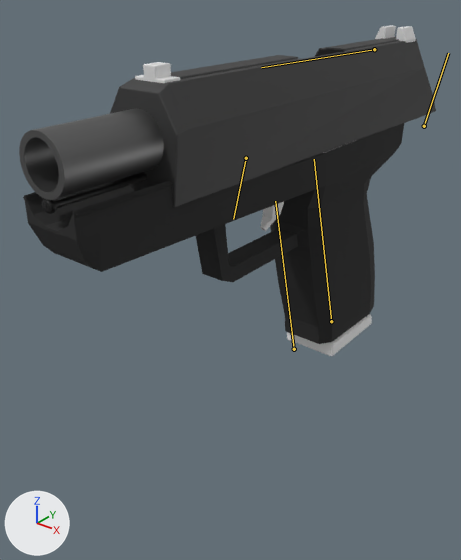
Two versions of the Blender file model/P2000.blend, one commit apart.
Rendered twice from a camera (50 mm lens) standing at (0.0754, -0.0905, -0.0043) and looking at (-0.0153, 0.0229, -0.0746). The axes (+X, +Y, +Z) are drawn at lower left. The lights are the same throughout. The bones that bend it are drawn over the model as lines.

The first picture shows 'Cube', 'Cube.002', 'body', 'mag', 'slide'.
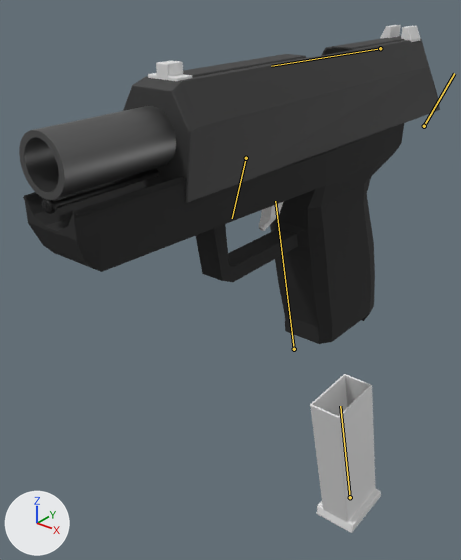
The newer file adds an action. The first version stands in its rest pose; the second is drawn at frame 35 of the action 'gun_rigAction'.

Scene script edits in JSON lines:
```json
{"block": "bone_bone_001", "where": "bone_bone_001 = bpy.data.objects['gun_rig'].pose.bones['Bone.001']  # child of 'Bone'"}
{"op": "set", "path": "bone_bone_001.location", "old": "(0.0, 0.0, 0.0)", "new": "(0.0, -1.512, 0.0)"}
{"block": "bone_bone_002", "where": "bone_bone_002 = bpy.data.objects['gun_rig'].pose.bones['Bone.002']  # child of 'Bone'"}
{"op": "set", "path": "bone_bone_002.location", "old": "(0.0, 0.0, 0.0)", "new": "(-0.097, -0.098, 0.057)"}
{"block": "bone_bone_004", "where": "bone_bone_004 = bpy.data.objects['gun_rig'].pose.bones['Bone.004']  # child of 'Bone'"}
{"op": "set", "path": "bone_bone_004.rotation_quaternion", "old": "(1.0, 0.0, 0.0, 0.0)", "new": "(0.828, 0.561, 0.0, 0.0)", "note": "degrees (0, 0, 0) -> degrees (68, 0, 0)"}
```

Changed parts and their boxes [x1, y1, x2, y2] in the pictures (461 x 560 px):
```json
{"object": "slide", "change": "posed", "before": [110, 37, 436, 207], "after": [123, 36, 440, 203]}
{"object": "mag", "change": "posed", "before": [287, 140, 372, 356], "after": [310, 374, 381, 533]}
{"object": "Cube.002", "change": "posed", "before": [135, 25, 416, 83], "after": [148, 25, 420, 81]}
{"object": "Cube", "change": "posed", "before": [260, 202, 284, 231], "after": [259, 202, 283, 231]}
{"bone": "Bone.001", "before": "(331, 321) to (314, 159)", "after": "(350, 497) to (340, 406)"}
{"bone": "Bone.002", "before": "(374, 49) to (261, 67)", "after": "(380, 48) to (271, 66)"}
{"bone": "Bone.004", "before": "(424, 126) to (448, 53)", "after": "(424, 126) to (454, 73)"}
```
